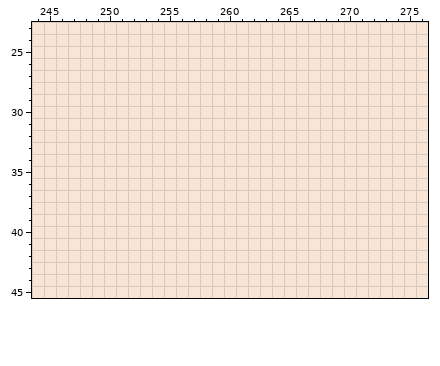
Pixel-art file -- assets/images/ClassroomASSETS.ase. The picture above was drawn from the file before the commit.
300x90 pixels, 1 frame. Colours within 5 levels of each other are drawn and written as one. Shown: x 244..276, y 23..45. The commit also changed other parts of the picture, which this record leaves out.
New version:
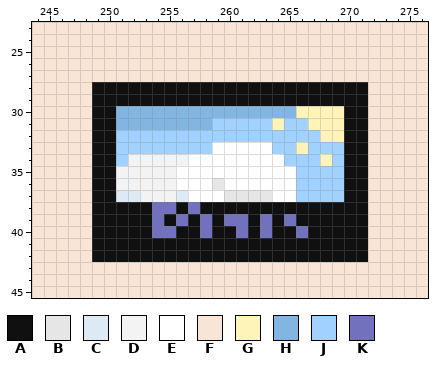
Palette (. is transparent): A #101010  B #e6e6e6  C #dde9f3  D #f3f3f3  E #ffffff  F #f9e5d6  G #fff4b7  H #83b5e2  J #a1d2ff  K #7171bd
Diff:
Changed rows in their new state; - is an unchanged pixel.
Layer "WallProps":
first column x 249:
28 AAAAAAAAAAAAAAAAAAAAAAA
29 AAAAAAAAAAAAAAAAAAAAAAA
30 AAHHHHHHHHHHHHHHHGGGGAA
31 AAHHHHHHHHJJJJJGJJGGGAA
32 AAJJJJJJJJJJJJJJJJJGGAA
33 AAJJJJJJJJEEEEEJJGJJJAA
34 AAJDDDDDEEEEEEEEJJJGJAA
35 AADDDDDEEEEEEEEEEJJJJAA
36 AADDDDDEEEBEEEEEEJJJJAA
37 AACCDDDCEEEBBBBEEJJJJAA
38 AAAAAKKAKAAAAAAAAAAAAAA
39 AAAAAKAKAKAKKAKAKAAAAAA
40 AAAAAKKAAKAAKAKAAKAAAAA
41 AAAAAAAAAAAAAAAAAAAAAAA
42 AAAAAAAAAAAAAAAAAAAAAAA
